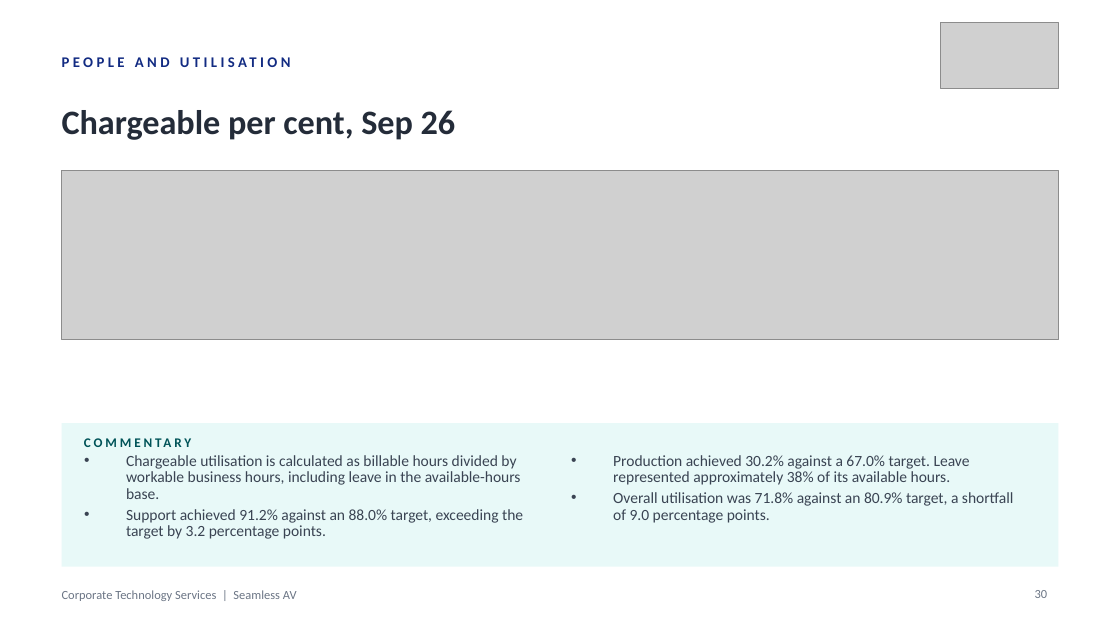
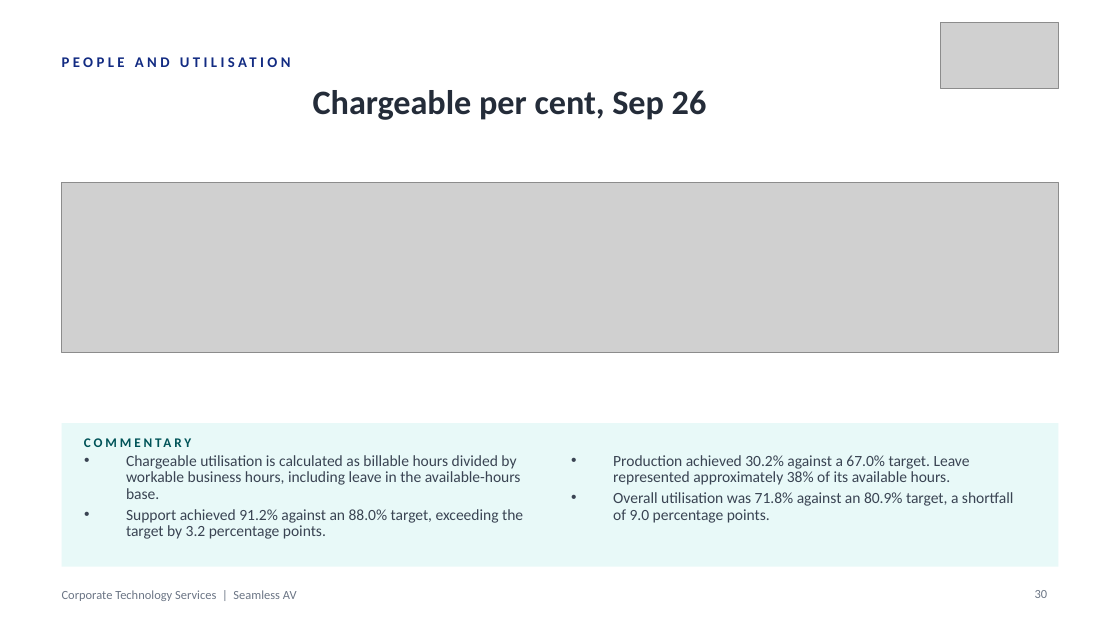
Before and after one commit to WesleyNelson-O33/Claude, a slide deck: slide 30 of deck/CTS Monthly Business Review - 30092026.pptx. Drawn at 1120x630 pixels with LibreOffice and Linux fonts; fonts in the diff are those of the drawing; grey boxes stand for pictures. Boxes give left, top, right and bottom in pixels: in the first picture for what was removed or moved away, otherwise in the second. Text is boxed around its words. In the diff, an @@ line names an element or a change of style, - is before the commit and + after.

```diff
--- a/deck/CTS Monthly Business Review - 30092026.pptx
+++ b/deck/CTS Monthly Business Review - 30092026.pptx
@@ text "Chargeable per cent, Sep 26" at [313,90,707,120]: alignment left to centre @@
@@ picture: place and size @@
-picture at [62,170,1058,339]
+picture at [62,183,1058,352]
```
Also in this commit, not shown: 25 other slides changed, 21 other files.
